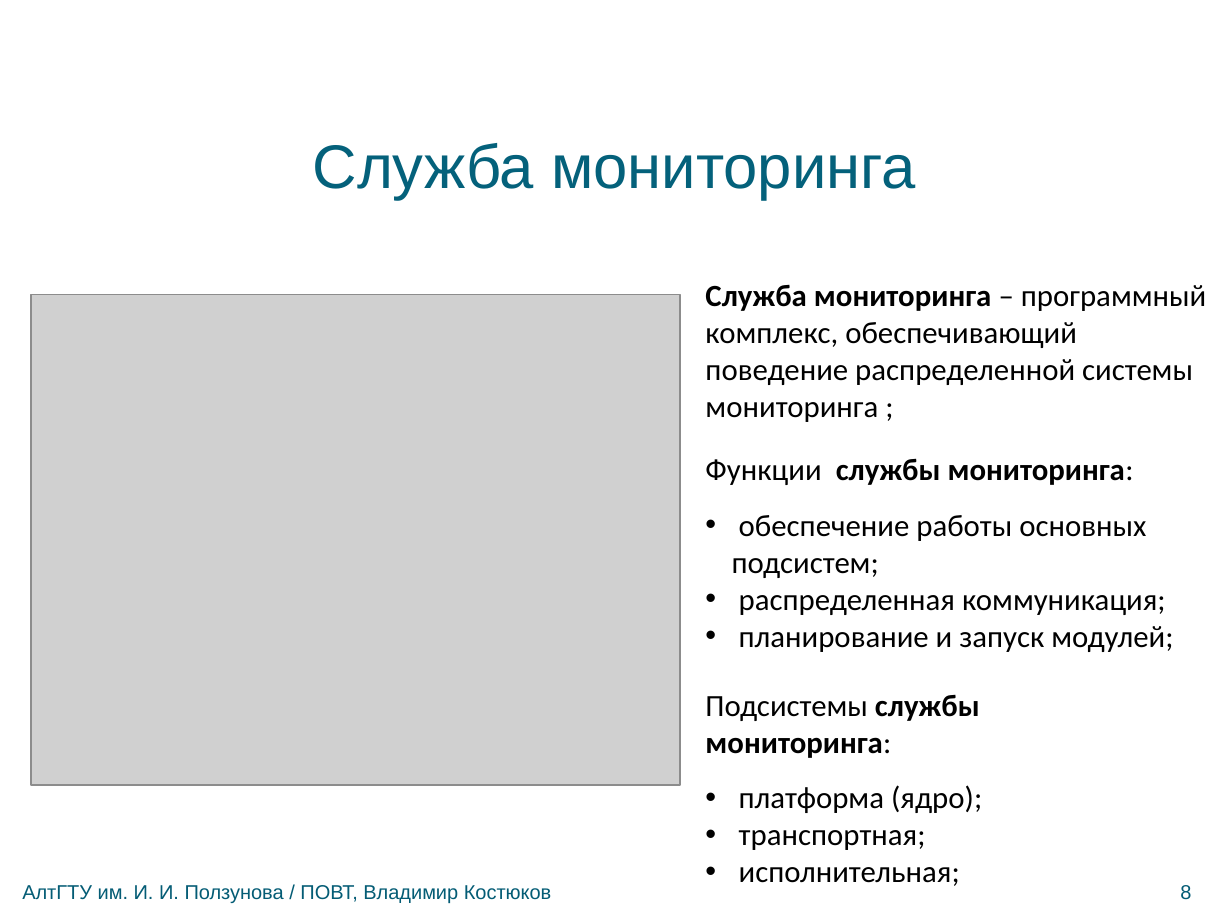
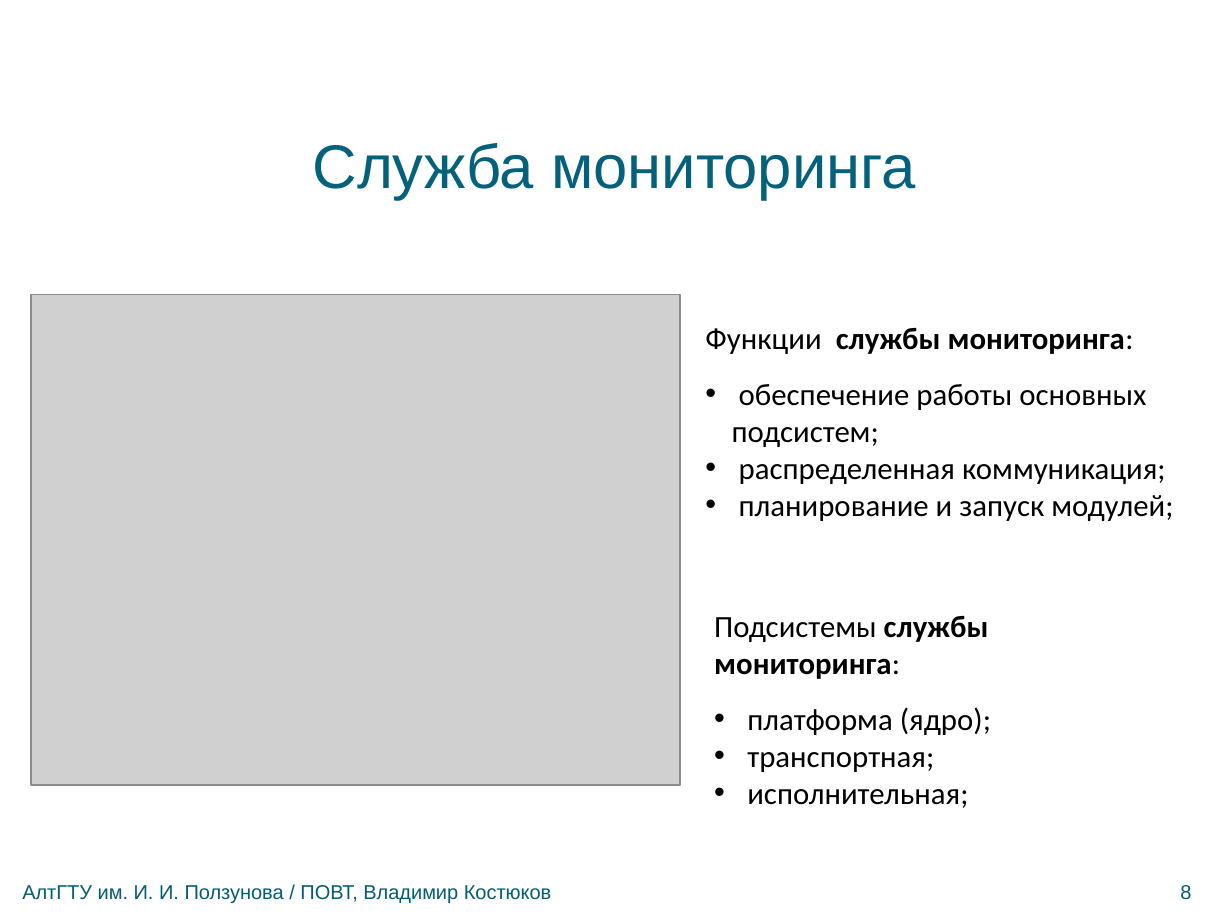
Before and after one commit to bluerain/snoopy, a slide deck: slide 8 of diploma/trunk/ppt/kostyukov.pptx. Drawn at 1232x924 pixels with LibreOffice and Linux fonts; fonts in the diff are those of the drawing; grey boxes stand for pictures; background and template pictures are left out. Boxes give left, top, right and bottom in pixels: in the first picture for what was removed or moved away, otherwise in the second. Text is boxed around its words. In the diff, an @@ line names an element or a change of style, - is before the commit and + after.

```diff
--- a/diploma/trunk/ppt/kostyukov.pptx
+++ b/diploma/trunk/ppt/kostyukov.pptx
@@ text removed at <box>705,284,1206,422</box> @@
-Служба мониторинга – программный комплекс, обеспечивающий поведение распределенной системы мониторинга ;
@@ text "Функции службы мониторинга:": place and size @@
-text "Функции службы мониторинга:" at <box>705,458,1173,652</box>
+text "Функции службы мониторинга:" at <box>705,327,1173,521</box>
@@ text "Подсистемы службы мониторинга:": place and size @@
-text "Подсистемы службы мониторинга:" at <box>705,694,982,886</box>
+text "Подсистемы службы мониторинга:" at <box>714,615,991,808</box>
```
Also in this commit, not shown: 7 other slides changed, 3 other files.
